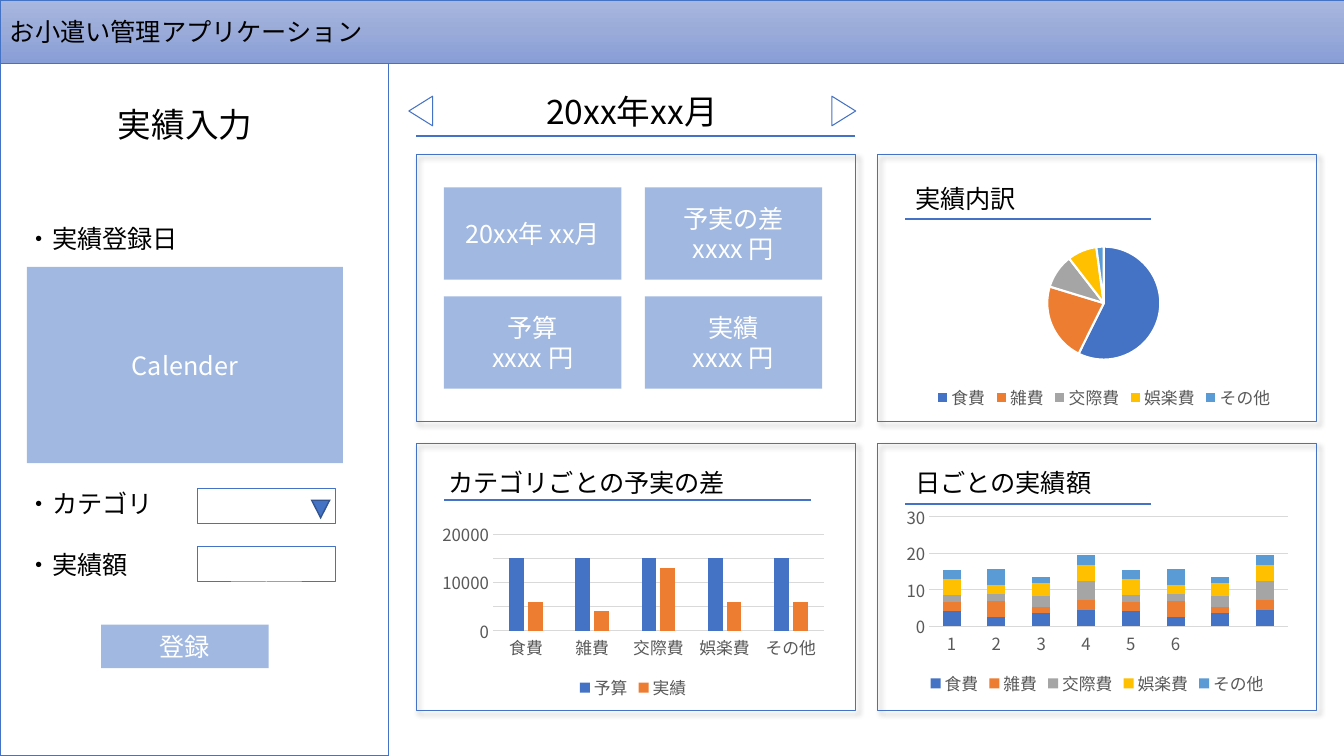
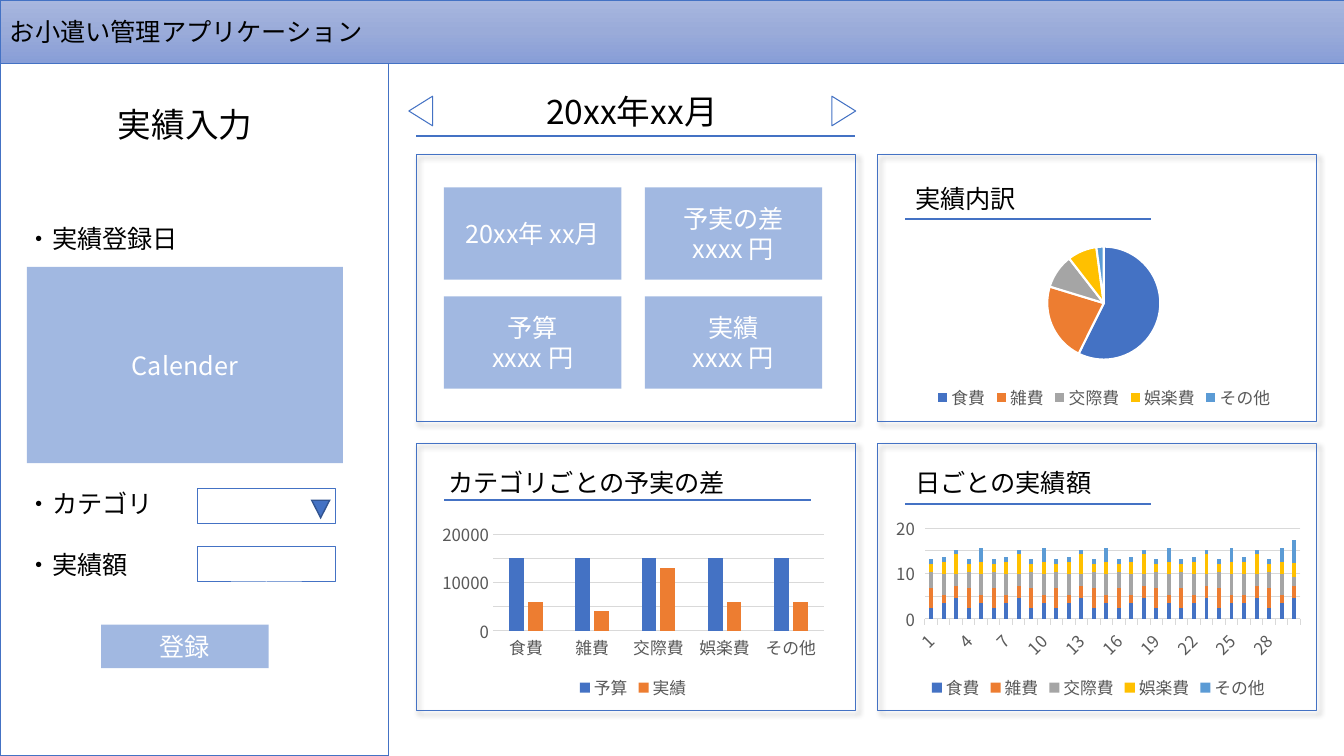
Before and after one commit to mosmos21/money-manager-app, a slide deck: slide 2 of overview/screen_design.pptx. Drawn at 1344x756 pixels with LibreOffice and Linux fonts; fonts in the diff are those of the drawing. Boxes give left, top, right and bottom in pixels: in the first picture for what was removed or moved away, otherwise in the second. Text is boxed around its words. In the diff, an @@ line names an element or a change of style, - is before the commit and + after.

```diff
--- a/overview/screen_design.pptx
+++ b/overview/screen_design.pptx
@@ column stacked chart at (888,512,1310,705) @@
-categories: 1, 2, 3, 4, 5, 6
+categories: 1, 2, 3, 4, 5, 6, 7, 8, 9, 10, 11, 12, 13, 14, 15, 16, 17, 18, 19, 20, 21, 22, 23, 24, 25, 26, 27, 28, 29, 30
-食費: 4.3, 2.5, 3.5, 4.5, 4.3, 2.5, 3.5, 4.5
+食費: 2.5, 3.5, 4.5, 2.5, 3.5, 2.5, 3.5, 4.5, 2.5, 3.5, 2.5, 3.5, 4.5, 2.5, 3.5, 2.5, 3.5, 4.5, 2.5, 3.5, 2.5, 3.5, 4.5, 2.5, 3.5, 3.5, 4.5, 2.5, 3.5, 4.5
-雑費: 2.4, 4.4, 1.8, 2.8, 2.4, 4.4, 1.8, 2.8
+雑費: 4.4, 1.8, 2.8, 4.4, 1.8, 4.4, 1.8, 2.8, 4.4, 1.8, 4.4, 1.8, 2.8, 4.4, 1.8, 4.4, 1.8, 2.8, 4.4, 1.8, 4.4, 1.8, 2.8, 4.4, 1.8, 1.8, 2.8, 4.4, 1.8, 2.8
-交際費: 2, 2, 3, 5, 2, 2, 3, 5
+交際費: 3.5, 4.5, 2.5, 3.5, 4.5, 3.5, 4.5, 2.5, 3.5, 4.5, 3.5, 4.5, 2.5, 3.5, 4.5, 3.5, 4.5, 2.5, 3.5, 4.5, 3.5, 4.5, 2.5, 3.5, 4.5, 4.5, 2.5, 3.5, 4.5, 2
-娯楽費: 4.3, 2.5, 3.5, 4.5, 4.3, 2.5, 3.5, 4.5
+娯楽費: 1.8, 2.8, 4.4, 1.8, 2.8, 1.8, 2.8, 4.4, 1.8, 2.8, 1.8, 2.8, 4.4, 1.8, 2.8, 1.8, 2.8, 4.4, 1.8, 2.8, 1.8, 2.8, 4.4, 1.8, 2.8, 2.8, 4.4, 1.8, 2.8, 3
-その他: 2.4, 4.4, 1.8, 2.8, 2.4, 4.4, 1.8, 2.8
+その他: 1, 1, 1, 1, 3, 1, 1, 1, 1, 3, 1, 1, 1, 1, 3, 1, 1, 1, 1, 3, 1, 1, 1, 1, 3, 1, 1, 1, 3, 5
@@ category axis changed @@
@@ value axis changed @@
@@ bar spacing changed @@
@@ column stacked chart: place and size @@
-column stacked chart at (899,500,1297,700)
+column stacked chart at (888,512,1310,705)
```
Also in this commit, not shown: 2 other files.
